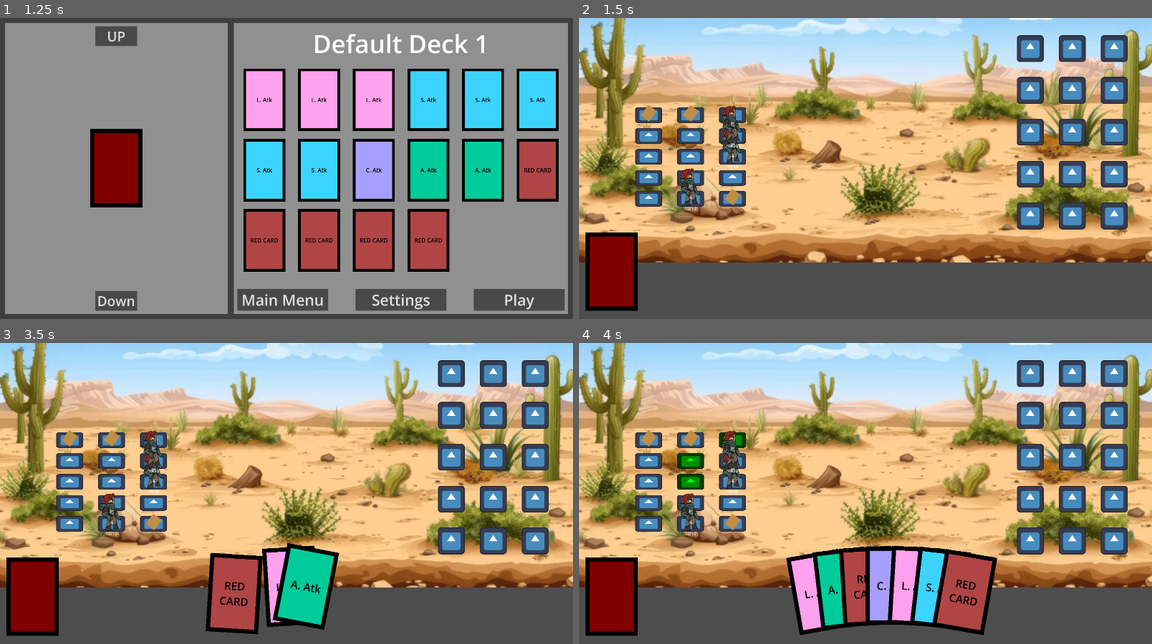
Above: before the commit, frames 1-4 (two rows, left to right).
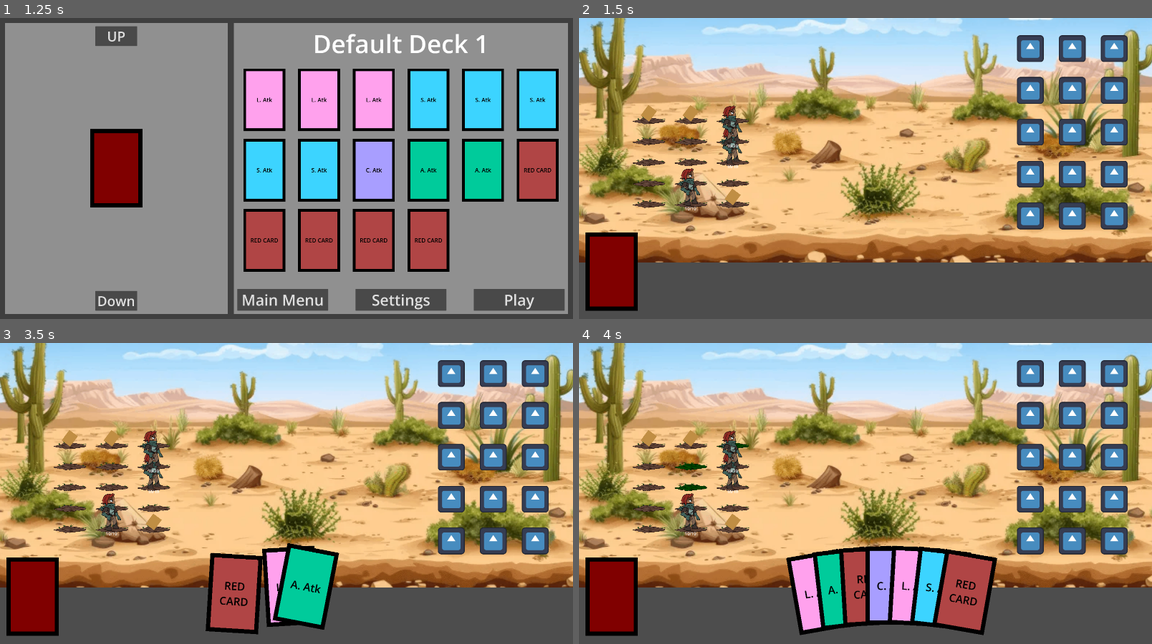
Above: after the commit, the same moments.

Repository: LandonM-byui/rpg-game-CSE290
Game: Godot game, scene res://modules/scene_handling/game_handler.tscn
The game is run twice, just before and just after one commit, with the same random seed, the same clock (stepped at 60 frames per second) and the same inputs. The engine's default icon, where the game draws it, is replaced by a stand-in: a white triangle on a blue panel in a dark square.
Inputs (mouse positions are in pixels of both pictures, inside the frame that each line leads up to):
- Up to frame 1 (1.25 s): click "Start" at 0.5 s
- Up to frame 2 (1.5 s): click "Play" at 1.25 s
- Up to frame 3 (3.5 s): tap Enter at 2 s; drag from (68, 439) to (154, 481) at 2.02 s; tap Space at 2.75 s; drag from (108, 439) to (68, 502) at 2.77 s
- Up to frame 4 (4 s): move the mouse to (733, 439) at 3.52 s; hold Up (Cycle_PCs) from 3.53 s (still down); click (733, 439) at 3.67 s

Frame 1 is identical in both runs. In frame 2, 3.1% of the frame differs, in the area x 9-30%, y 29-64%; in frame 3, 3.1%; in frame 4, 3.1%.

Commit message:
Added death checking and dirt patches

Diff:
--- a/yee-haw/modules/PlayerCharactersArea/player_character.gd
+++ b/yee-haw/modules/PlayerCharactersArea/player_character.gd
@@ -65,6 +65,8 @@
 		player_health -= defense
 		defense = 0
 		$Health.text = str(player_health) + "/" + str(player_max_health)
+		death_check()
+
 
 func death_check():
 	if player_health <= 0:
--- a/yee-haw/modules/PlayerCharactersArea/player_grid.tscn
+++ b/yee-haw/modules/PlayerCharactersArea/player_grid.tscn
@@ -1,7 +1,7 @@
 [gd_scene format=3 uid="uid://bmonm3860xtuv"]
 
 [ext_resource type="Script" uid="uid://jdwrtd0hib8m" path="res://modules/PlayerCharactersArea/player_grid.gd" id="1_gf6t8"]
-[ext_resource type="Texture2D" uid="uid://cynwov72hmk3b" path="res://icon.svg" id="1_nng1c"]
+[ext_resource type="Texture2D" uid="uid://df06fym6dqjsg" path="res://art/dirt_patch.webp" id="2_gf6t8"]
 
 [sub_resource type="RectangleShape2D" id="RectangleShape2D_gf6t8"]
 size = Vector2(203, 120.5)
@@ -10,8 +10,9 @@
 script = ExtResource("1_gf6t8")
 
 [node name="Sprite2D" type="Sprite2D" parent="." unique_id=1111517741]
+position = Vector2(9, -45)
 scale = Vector2(1.5, 0.87890625)
-texture = ExtResource("1_nng1c")
+texture = ExtResource("2_gf6t8")
 
 [node name="Area2D" type="Area2D" parent="." unique_id=1735856988]
 
Binary file added: yee-haw/art/dirt_patch.webp
Not shown, added: yee-haw/art/dirt_patch.webp.import
